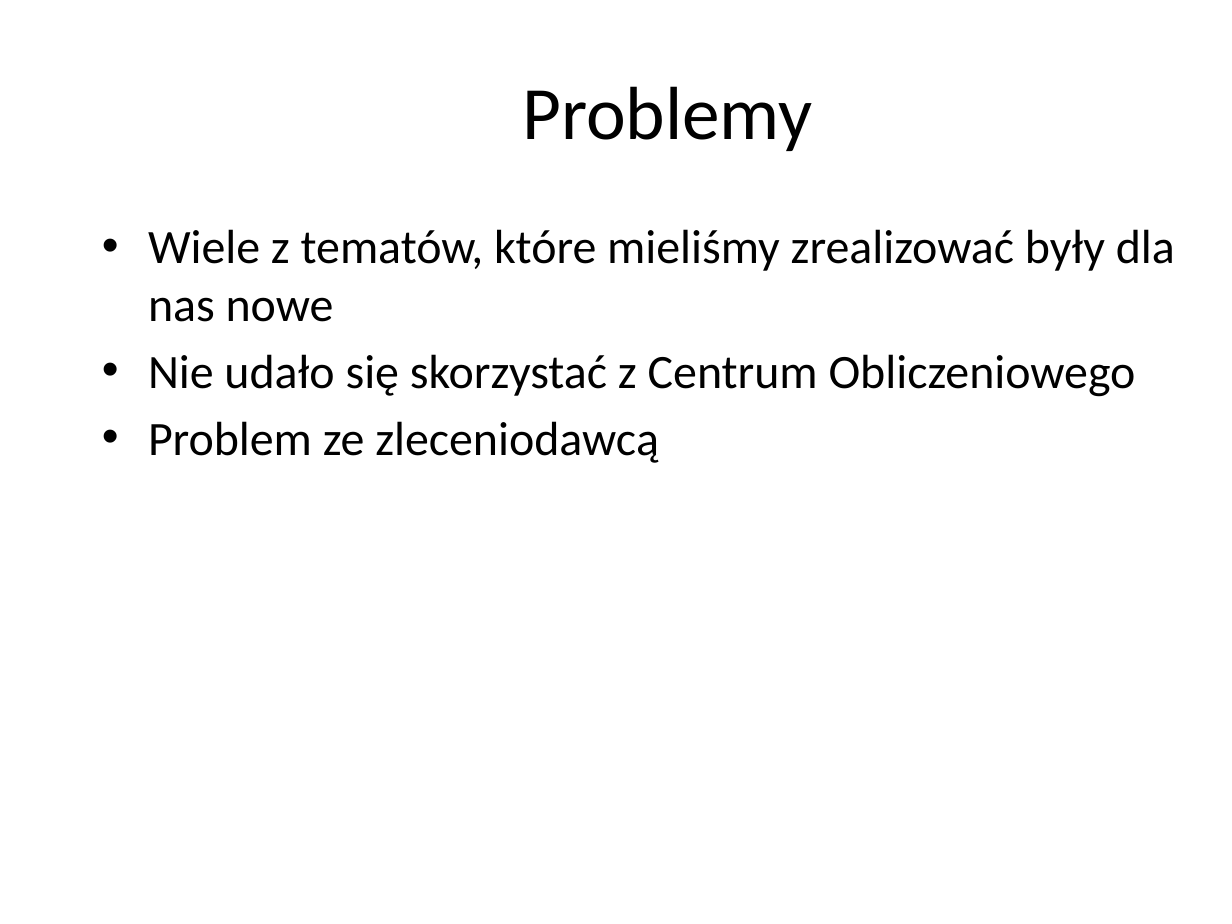
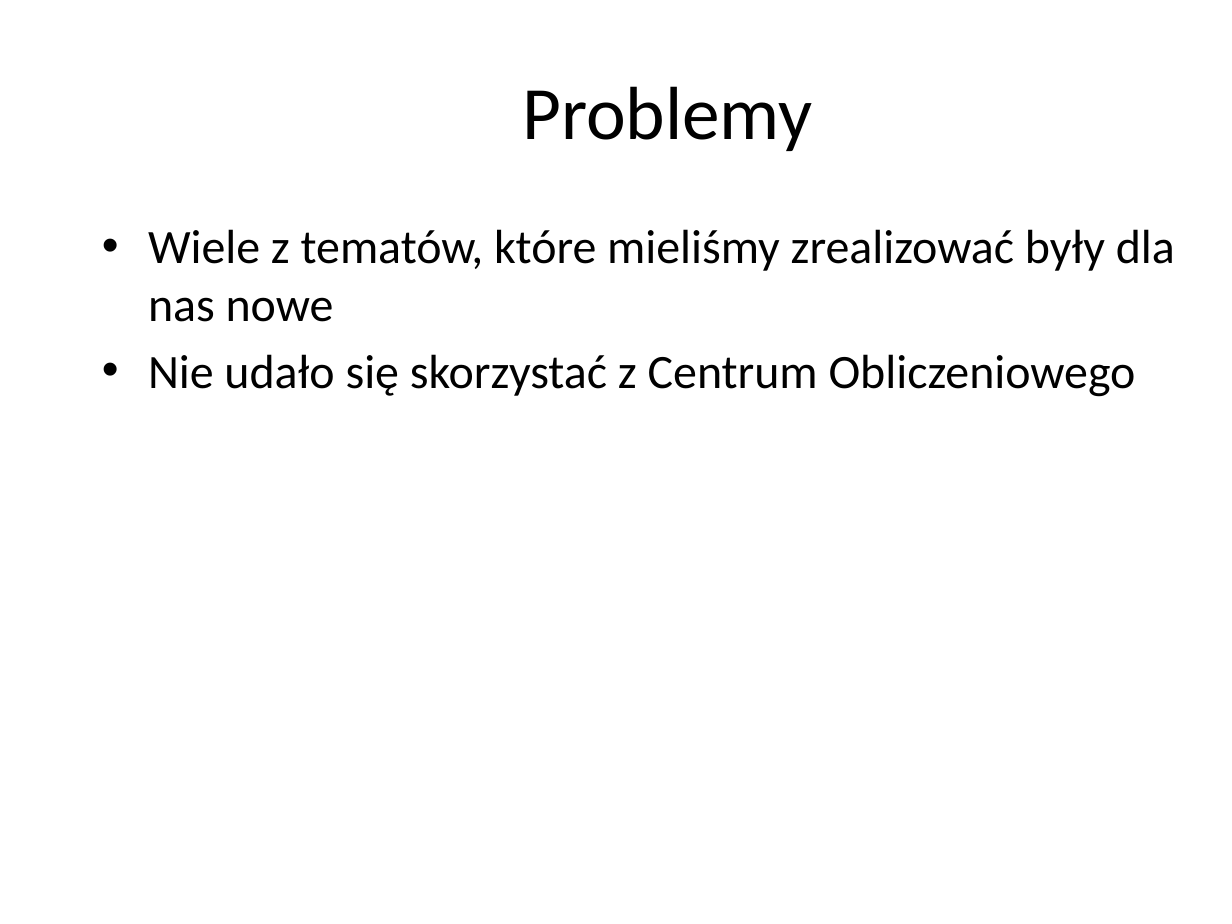
Before and after one commit to WSieracka/Projekt-zespolowy, a slide deck: slide 11 of docx/Podsumowanie.pptx. Drawn at 1232x924 pixels with LibreOffice and Linux fonts; fonts in the diff are those of the drawing; background and template pictures are left out. Boxes give left, top, right and bottom in pixels: in the first picture for what was removed or moved away, otherwise in the second. Text is boxed around its words. In the diff, an @@ line names an element or a change of style, - is before the commit and + after.

```diff
--- a/docx/Podsumowanie.pptx
+++ b/docx/Podsumowanie.pptx
@@ text at box(148, 421, 659, 463): paragraph removed @@
-• Problem ze zleceniodawcą
```
